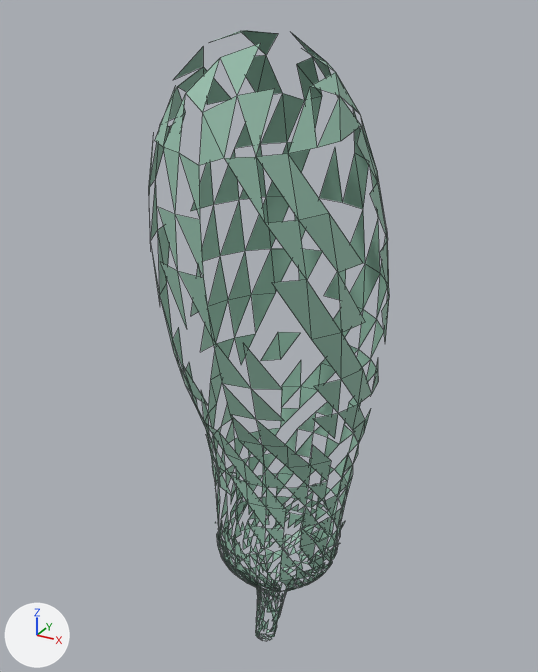
The glTF model glb/food_produce_eggplant_c01.glb: old version first, new version second.
One viewpoint serves both versions: a 50 mm lens placed at (0.234, -0.519, 0.225), pointed at (-0.01, -0.075, 0.003). Arrows for +X, +Y and +Z are at lower left; the lights stay in place. The older version comes first. Mesh edges are drawn as thin lines.

The scene before the commit, as lines of its bpy script (objects in view):
```python
me_geometry_0 = bpy.data.meshes.new('geometry_0')
me_geometry_0.from_pydata(...)  # 947 vertices, 700 faces; spans x -0.082..0.079, y -0.169..0.0, z -0.267..0.213
me_geometry_0.materials.append(mat_defaultmaterial)
ob_geometry_0 = bpy.data.objects.new('geometry_0', me_geometry_0)
ob_geometry_0.location = (0.0, 0.0, 0.0)
```
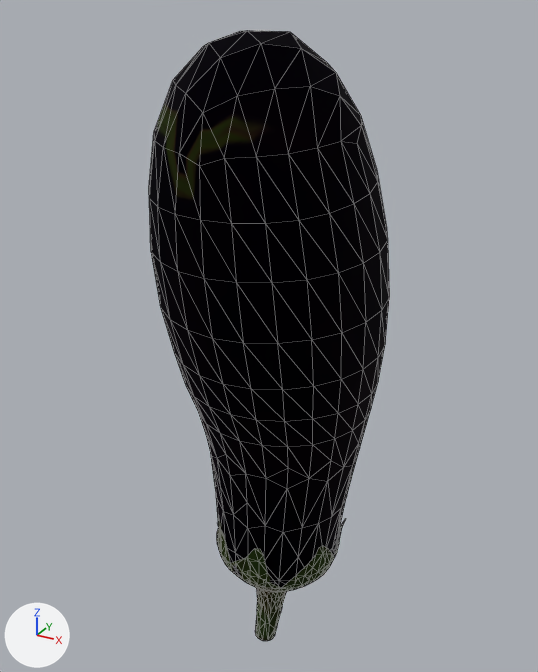
The newer file is also rescaled (x0.875), turned or shifted as a whole; pictures and numbers use the older file's frame.

Location of each change, (x1, y1, x2, y2) in pixels of the pictures (538 x 672 px; the box of a moved part takes in the faces that stretch with it):
part 1 of me_geometry_0, moved or reshaped: before (199, 361, 371, 641); after (199, 410, 371, 641)
part 2 of me_geometry_0, added: after (151, 141, 380, 414)
part 3 of me_geometry_0, recoloured (green to black): (149, 30, 389, 590) in both

Edits to the bpy script that builds the scene:
```text
Add img_image_0:
    img_image_0 = load_image('Image_0', '_unpacked/Image_0', 96, 96, 'sRGB')
Add mat_material_0:
    mat_material_0 = bpy.data.materials.new('Material_0')
    # colours: grey #aaaaaa
    # uses the picture img_image_0
Change me_geometry_0:
    used by ob_geometry_0; location = (0.0, 0.0, 0.0)
    remove me_geometry_0.from_pydata(...)  # 947 vertices, 700 faces; spans x -0.082..0.079, y -0.169..0.0, z -0.267..0.213
    add me_geometry_0.from_pydata(...)  # 752 vertices, 1400 faces; spans x -0.082..0.079, y -0.169..0.0, z -0.267..0.213
    me_geometry_0 part 1: 7 vertices moved from x -0.044..0.051, y -0.118..-0.012, z -0.176..-0.091 to x -0.051..0.051, y -0.118..-0.012, z -0.176..-0.1; 420 vertices removed from x -0.063..0.06, y -0.131..-0.008, z -0.267..-0.071; 220 vertices added at x -0.059..0.059, y -0.128..-0.009, z -0.267..-0.074
    me_geometry_0 part 2: 7 vertices added at x -0.082..0.069, y -0.167..-0.083, z 0.001..0.12
    me_geometry_0 part 3: 169 faces spanning x -0.082..0.079, y -0.169..0.0, z -0.264..0.213 switch from mat_defaultmaterial to mat_material_0
    other edits to the shape of me_geometry_0 do not show in these pictures
```
